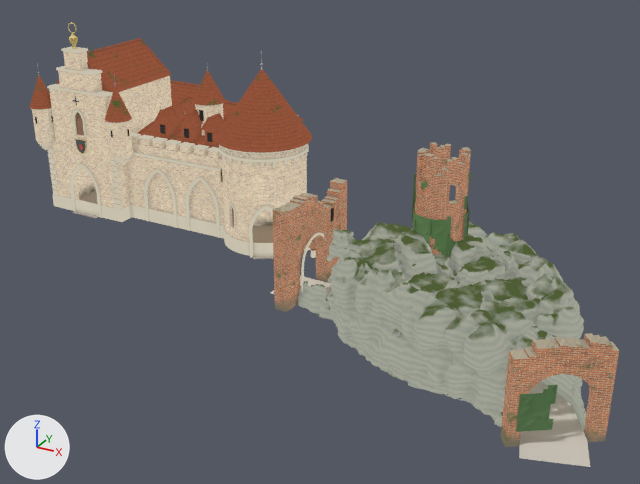
Before and after pictures for a commit that changed the Blender file models/AR_Sneeuwwitje/AR_Sneeuwwitje_baked.blend.
Rendered twice from a 50 mm lens placed at (27.6, -32.5, 17.8), pointed at (10.0, -0.4, 1.8). The axes (+X, +Y, +Z) are drawn at lower left. The lights are the same throughout. The older version comes first.

The first picture shows 'BAKE_baksteen_detail', 'BAKE_baksteen_noord', 'BAKE_baksteen_voor', 'BAKE_pannen_daken', 'BAKE_pannen_torens', 'BAKE_rots_a', 'BAKE_rots_b', 'BAKE_ruine', 'BAKE_steen', 'SW_binnen__vloer', 'SW_klimop__klimop', 'SW_tunnel__pad' and 11 more.
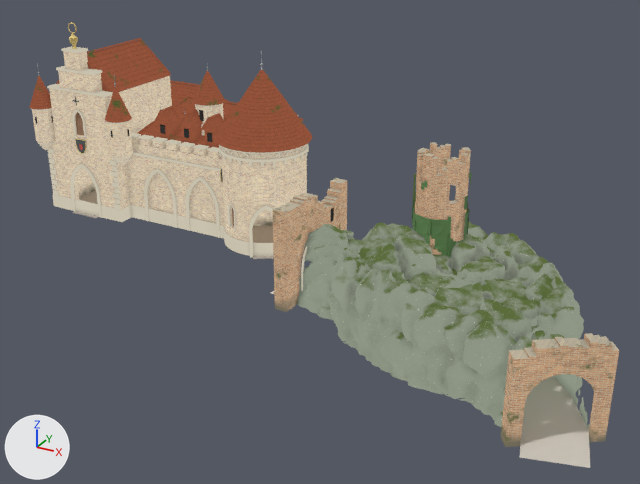
What differs and where, as boxes [x1, y1, x2, y2] in the pictures (640 x 484 px; the box of a moved part takes in the faces that stretch with it):
'BAKE_rots_b', surface changed: [396, 226, 586, 427] in both
'BAKE_ruine', surface changed, reshaped: [272, 142, 619, 447] in both
'BAKE_rots_a', surface changed, reshaped: [298, 222, 476, 379] in both
part 1 of me_sw_klimop__klimop_001, deleted (green): before [516, 385, 558, 432]
part 2 of me_sw_tunnel__pad_001, moved or reshaped (mostly hidden): before [270, 276, 590, 467]; after [271, 291, 590, 468]
part 3 of me_bake_rots_a, moved or reshaped: [298, 222, 476, 376] in both
part 4 of me_bake_rots_a, surface changed: [299, 223, 470, 379] in both
part 5 of me_bake_ruine, moved or reshaped: [505, 342, 619, 447] in both
part 6 of me_bake_ruine, reshaped: before [417, 154, 447, 255]; after [415, 154, 447, 255]

Diff of the bpy script that builds the scene:
```diff
--- a/models/AR_Sneeuwwitje/AR_Sneeuwwitje_baked.blend.py
+++ b/models/AR_Sneeuwwitje/AR_Sneeuwwitje_baked.blend.py
@@ mat_bake_rots_a @@
 mat_bake_rots_a = bpy.data.materials.new('BAKE_rots_a')
-# nodes: AmbientOcclusion, Emission, MapRange, Mapping, Math, Mix x4, NewGeometry, OutputMaterial, RGB, RGBToBW, SeparateXYZ, TexCoord, TexImage, TexNoise, TexWave, ValToRGB x4
-# colours: grey #b1b6a8, light grey #d4d4d4, white #ffffff, white #f1f3f3, black #000000, dark green #4f5e35, grey #bcbcbc
+# nodes: AmbientOcclusion, Emission, MapRange, Mapping, Math, Mix x5, NewGeometry, OutputMaterial, RGB, RGBToBW, SeparateXYZ, TexCoord, TexImage, TexNoise x3, ValToRGB x5
+# colours: grey #99a291, white #e7e7e7, white #ffffff, white #ecf1ec, black #000000, dark green #5c6c3c, light grey #c7c9b7, grey #959595
 # uses the picture img_concrete012_color_png
@@ mat_bake_rots_b @@
 mat_bake_rots_b = bpy.data.materials.new('BAKE_rots_b')
-# nodes: AmbientOcclusion, Emission, MapRange, Mapping, Math, Mix x4, NewGeometry, OutputMaterial, RGB, RGBToBW, SeparateXYZ, TexCoord, TexImage, TexNoise, TexWave, ValToRGB x4
-# colours: grey #b1b6a8, light grey #d4d4d4, white #ffffff, white #f1f3f3, black #000000, dark green #4f5e35, grey #bcbcbc
+# nodes: AmbientOcclusion, Emission, MapRange, Mapping, Math, Mix x5, NewGeometry, OutputMaterial, RGB, RGBToBW, SeparateXYZ, TexCoord, TexImage, TexNoise x3, ValToRGB x5
+# colours: grey #99a291, white #e7e7e7, white #ffffff, white #ecf1ec, black #000000, dark green #5c6c3c, light grey #c7c9b7, grey #959595
 # uses the picture img_concrete012_color_png
@@ mat_bake_ruine @@
 n6 = _N.new('ShaderNodeTexBrick'); n6.name = 'Brick Texture'
-n6.inputs[1].default_value = (0.5, 0.184, 0.0869, 1.0)  # 'Color1', orange #bc7753
-n6.inputs[2].default_value = (0.311, 0.122, 0.0658, 1.0)  # 'Color2', brown #976249
-n6.inputs[3].default_value = (0.442, 0.389, 0.293, 1.0)  # 'Mortar', beige #b1a893
+n6.inputs[1].default_value = (0.56, 0.339, 0.19, 1.0)  # 'Color1', brown #c59d79
+n6.inputs[2].default_value = (0.399, 0.22, 0.128, 1.0)  # 'Color2', brown #a98164
+n6.inputs[3].default_value = (0.523, 0.465, 0.359, 1.0)  # 'Mortar', light grey #bfb6a2
 n6.inputs[4].default_value = 1.0  # 'Scale'
@@ me_sw_klimop__klimop_001 @@
-me_sw_klimop__klimop_001.from_pydata(...)  # 1269 vertices, 930 faces; spans x 7.1..22.6, y -8.4..3.0, z 0.2..6.3
+me_sw_klimop__klimop_001.from_pydata(...)  # 860 vertices, 615 faces; spans x 14.4..16.8, y -1.6..0.7, z 2.6..6.3
+# me_sw_klimop__klimop_001 part 1: the loose piece of 103 vertices spanning x 21.6..22.6, y -8.4..-7.7, z 0.6..2.3 is deleted
+# other edits to the shape of me_sw_klimop__klimop_001 do not show in these pictures
 me_sw_klimop__klimop_001.materials.append(mat_mat_klimop)
@@ me_sw_tunnel__pad_001 @@
-me_sw_tunnel__pad_001.from_pydata(...)  # 60 vertices, 58 faces; spans x 8.8..24.1, y -8.9..-0.7, z 0.0
+me_sw_tunnel__pad_001.from_pydata(...)  # 62 vertices, 60 faces; spans x 8.8..24.1, y -8.9..-0.6, z 0.0
+# me_sw_tunnel__pad_001 part 2: 56 vertices removed from x 9.4..23.9, y -8.3..-0.7, z 0.0; 58 vertices added at x 9.4..23.9, y -8.2..-0.6, z 0.0
 me_sw_tunnel__pad_001.materials.append(mat_mat_pad)
@@ me_bake_rots_a @@
-me_bake_rots_a.from_pydata(...)  # 7206 vertices, 10876 faces; spans x 10.22..16.92, y -6.57..2.56, z -0.05..3.79
+me_bake_rots_a.from_pydata(...)  # 7585 vertices, 11564 faces; spans x 10.19..16.9, y -6.58..2.56, z -0.05..3.79
+# me_bake_rots_a part 3: 483 vertices moved from x 10.24..16.52, y -6.57..2.4, z -0.05..3.77 to x 10.23..16.56, y -6.58..2.41, z -0.05..3.78; 2348 vertices removed from x 10.22..16.92, y -6.55..2.5, z -0.05..3.77; 2727 vertices added at x 10.19..16.9, y -6.56..2.5, z -0.05..3.77
+# me_bake_rots_a part 4: 4466 kept faces spanning x 10.23..16.69, y -6.58..2.56, z -0.05..3.79 get new texture (UV) coordinates
 me_bake_rots_a.materials.append(mat_bake_rots_a)
@@ me_bake_ruine @@
-me_bake_ruine.from_pydata(...)  # 520 vertices, 345 faces; spans x 6.8..24.2, y -8.5..3.7, z 0.0..7.0
+me_bake_ruine.from_pydata(...)  # 538 vertices, 359 faces; spans x 6.8..24.2, y -8.5..3.7, z 0.0..7.0
+# me_bake_ruine part 5: 19 vertices moved from x 21.7..23.6, y -8.1..-6.5, z 0.0..2.7 to x 21.7..23.7, y -8.0..-6.4, z 0.0..2.7; 11 vertices removed from x 21.6..22.5, y -8.1..-7.1, z 0.0..2.7; 8 vertices added at x 21.7..22.6, y -8.1..-7.0, z 0.0..2.7
+# me_bake_ruine part 6: 5 vertices removed from x 15.1..15.9, y -1.4..-1.3, z 1.6; 26 vertices added at x 14.9..16.1, y -1.4..-1.1, z 1.6..2.2
 me_bake_ruine.materials.append(mat_bake_ruine)
```
